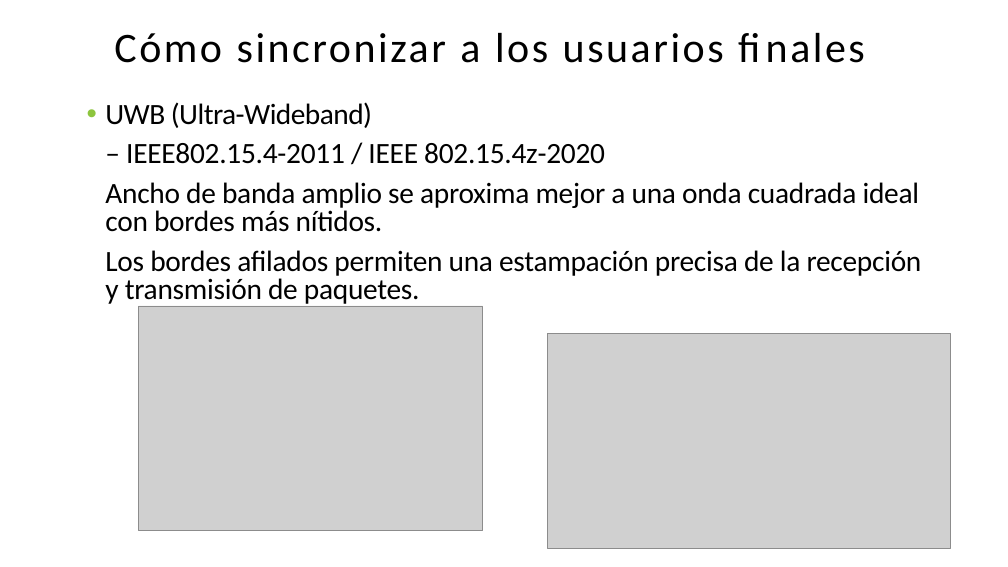
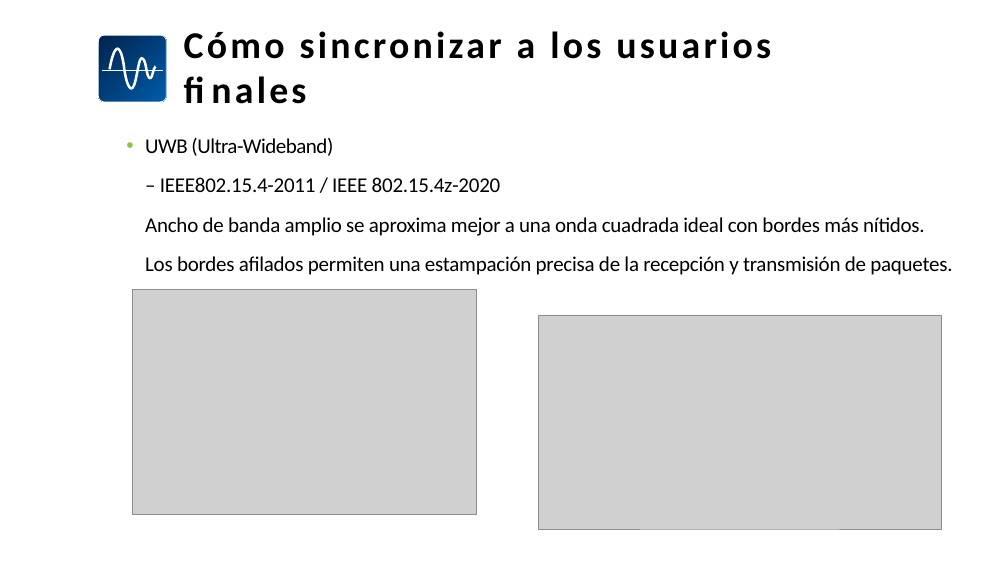
Before and after one commit to SiwaNetwork/QUANTUM, a slide deck: slide 4 of Time-Card/ДОКУМЕНТЫ/МАТЕРИАЛ СТАТЬИ/Синхронизация кейсы на испанском.pptx. Drawn at 1008x567 pixels with LibreOffice and Linux fonts; fonts in the diff are those of the drawing; grey boxes stand for pictures. Boxes give left, top, right and bottom in pixels: in the first picture for what was removed or moved away, otherwise in the second. Text is boxed around its words. In the diff, an @@ line names an element or a change of style, - is before the commit and + after.

```diff
--- a/Time-Card/ДОКУМЕНТЫ/МАТЕРИАЛ СТАТЬИ/Синхронизация кейсы на испанском.pptx
+++ b/Time-Card/ДОКУМЕНТЫ/МАТЕРИАЛ СТАТЬИ/Синхронизация кейсы на испанском.pptx
@@ freeform shape added at [98, 35, 166, 101], fill gradient #005CA9 to #002856, outline #FFFFFF 0.75 pt @@
@@ freeform shape added at [108, 48, 157, 90], fill #FFFFFF @@
@@ title "Cómo sincronizar a los usuarios ...": place and size @@
-title "Cómo sincronizar a los usuarios ..." at [114, 33, 724, 63]
+title "Cómo sincronizar a los usuarios ..." at [184, 31, 771, 59]
@@ title "Cómo sincronizar a los usuarios ..." at [184, 31, 771, 59]: size 40 to 36 pt, letter spacing 2.5 to 3.1 pt, bold on @@
@@ freeform shape added at [102, 70, 163, 71], fill #FFFFFF @@
@@ text "UWB (Ultra-Wideband)": place and size @@
-text "UWB (Ultra-Wideband)" at [105, 102, 922, 307]
+text "UWB (Ultra-Wideband)" at [145, 138, 952, 275]
@@ text "UWB (Ultra-Wideband)" at [145, 138, 952, 275]: size 28 to 20 pt @@
@@ picture: place and size @@
-picture at [138, 306, 482, 532]
+picture at [132, 290, 476, 515]
@@ picture: place and size @@
-picture at [548, 334, 951, 548]
+picture at [538, 315, 941, 529]
```
Also in this commit, not shown: 12 other slides changed, 24 slides added, 8 slides removed, 4 other files.
